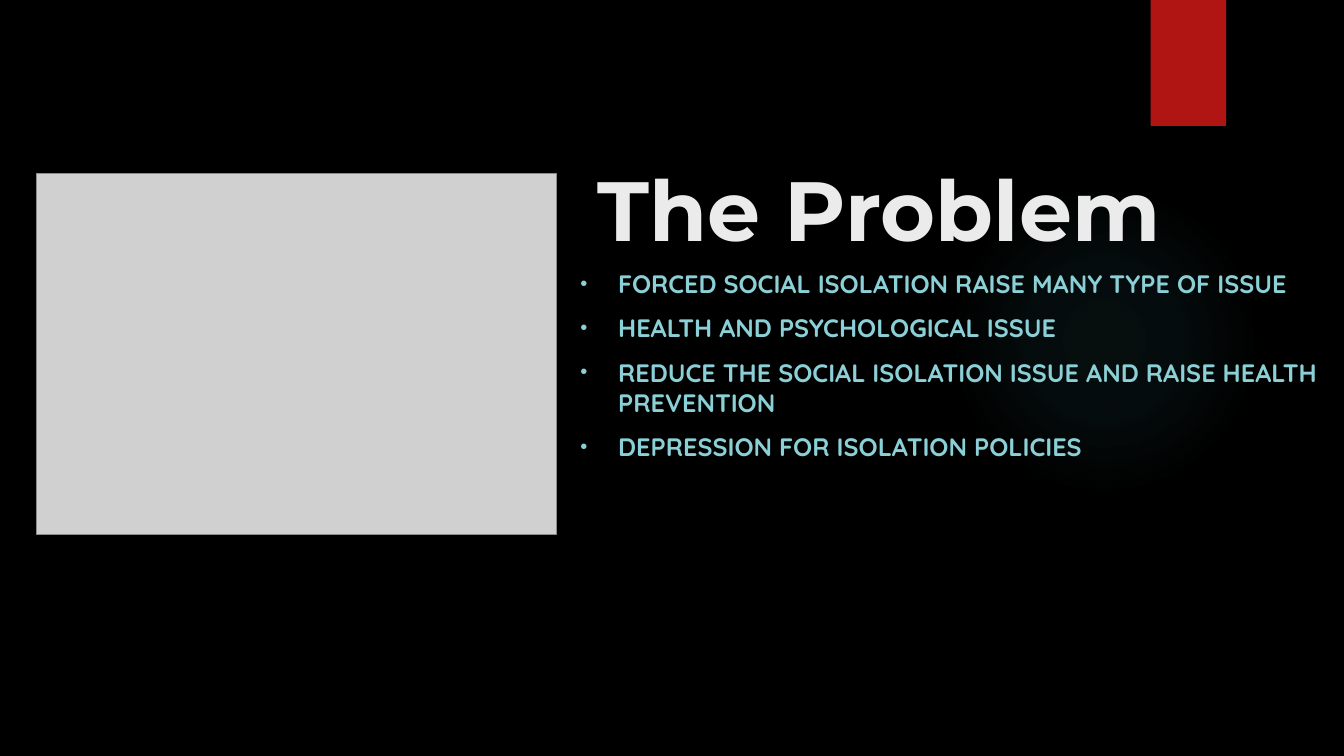
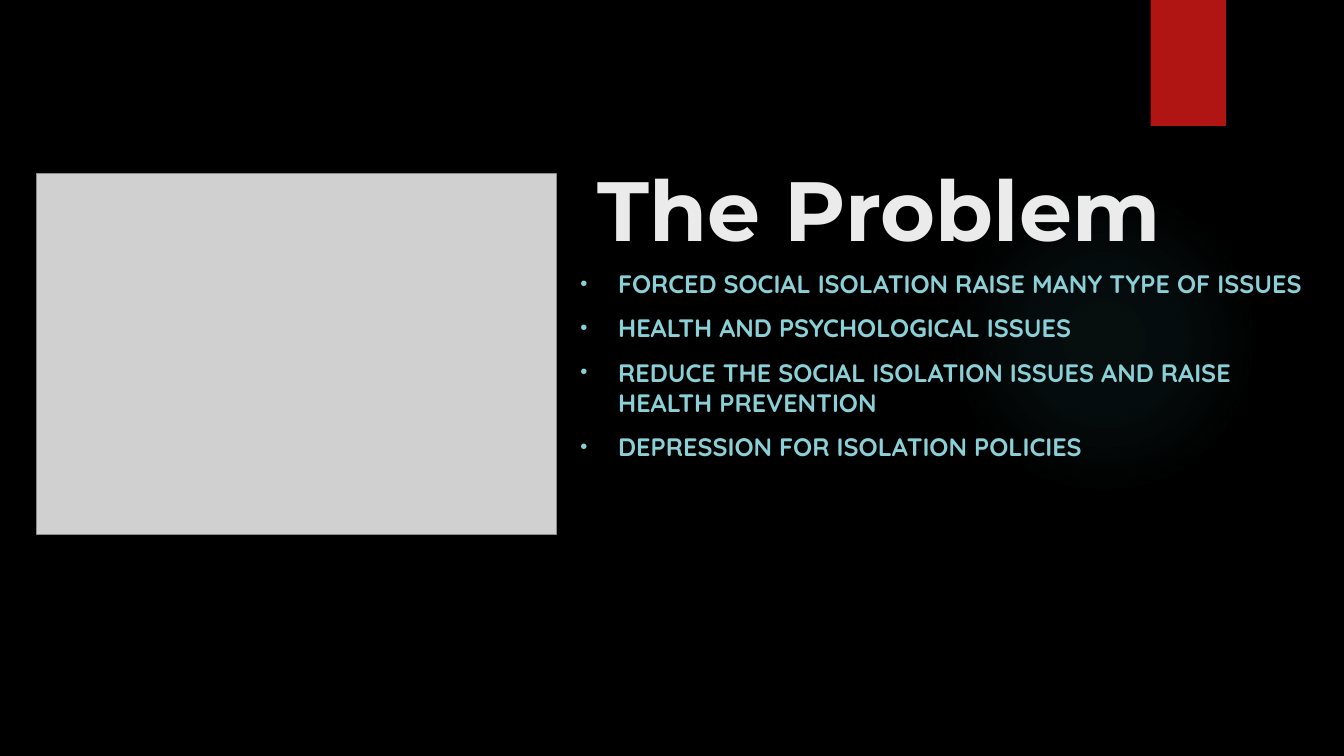
Before and after one commit to HAtH-framework/HAtH, a slide deck: slide 1 of doc/HAtH.pptx. Drawn at 1344x756 pixels with LibreOffice and Linux fonts; fonts in the diff are those of the drawing; grey boxes stand for pictures; background and template pictures are left out. Boxes give left, top, right and bottom in pixels: in the first picture for what was removed or moved away, otherwise in the second. Text is boxed around its words. In the diff, an @@ line names an element or a change of style, - is before the commit and + after.

```diff
--- a/doc/HAtH.pptx
+++ b/doc/HAtH.pptx
@@ subtitle at (618, 275, 1301, 413): text changed @@
-• FORCED SOCIAL ISOLATION RAISE MANY TYPE OF ISSUE
-• HEALTH AND PSYCHOLOGICAL ISSUE
-• REDUCE THE SOCIAL ISOLATION ISSUE AND RAISE HEALTH PREVENTION
+• FORCED SOCIAL ISOLATION RAISE MANY TYPE OF ISSUES
+• HEALTH AND PSYCHOLOGICAL ISSUES
+• REDUCE THE SOCIAL ISOLATION ISSUES AND RAISE HEALTH PREVENTION
```
Also in this commit, not shown: 1 other file.
